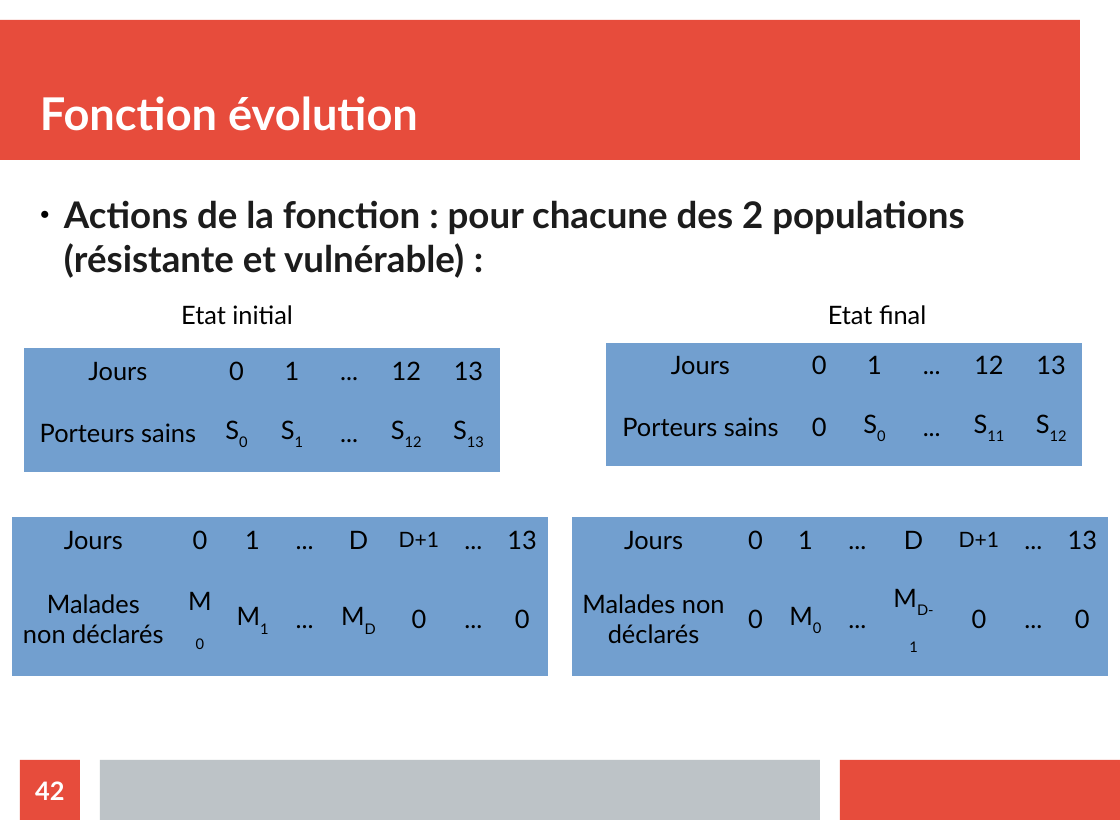
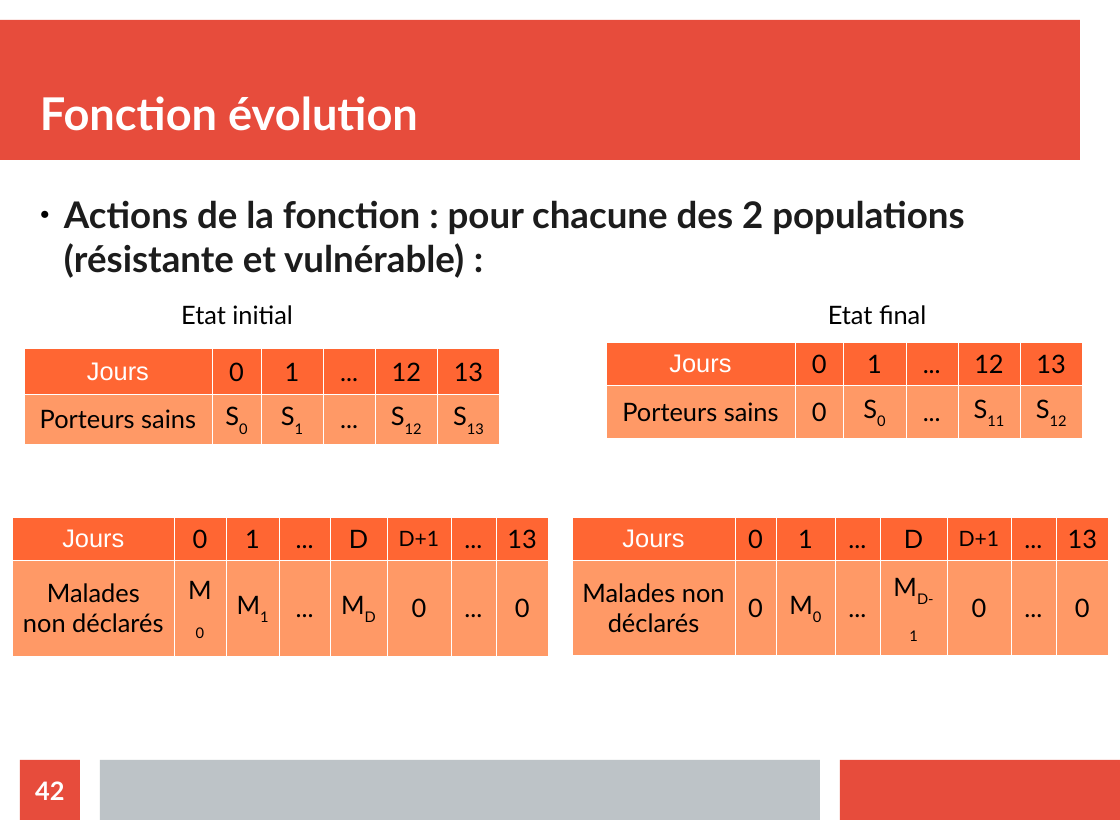
Before and after one commit to ludovicth/covid-19, a slide deck: slide 42 of Réflexions épidémie.odp. Drawn at 1120x840 pixels with LibreOffice and Linux fonts; fonts in the diff are those of the drawing. Boxes give left, top, right and bottom in pixels: in the first picture for what was removed or moved away, otherwise in the second. Text is boxed around its words. In the diff, an @@ line names an element or a change of style, - is before the commit and + after.

```diff
--- a/Réflexions épidémie.odp
+++ b/Réflexions épidémie.odp
@@ table at (x1=23, y1=349, x2=499, y2=444) @@
@@ fill #729FCF to #FF6633 in row 1 @@
@@ fill #729FCF to #FF9966 in row 2 @@
@@ font Lato to Arial, text colour #000000 to #FFFFFF in "Jours" @@
@@ borders changed @@
@@ table at (x1=607, y1=343, x2=1082, y2=438) @@
@@ fill #729FCF to #FF6633 in row 1 @@
@@ fill #729FCF to #FF9966 in row 2 @@
@@ font Lato to Arial, text colour #000000 to #FFFFFF in "Jours" @@
@@ borders changed @@
@@ table at (x1=12, y1=517, x2=549, y2=656) @@
@@ fill #729FCF to #FF6633 in row 1 @@
@@ fill #729FCF to #FF9966 in row 2 @@
@@ font Lato to Arial, text colour #000000 to #FFFFFF in "Jours" @@
@@ borders changed @@
@@ table at (x1=572, y1=517, x2=1110, y2=656) @@
@@ fill #729FCF to #FF6633 in row 1 @@
@@ fill #729FCF to #FF9966 in row 2 @@
@@ font Lato to Arial, text colour #000000 to #FFFFFF in "Jours" @@
@@ borders changed @@
```
Also in this commit, not shown: 7 other slides changed.
